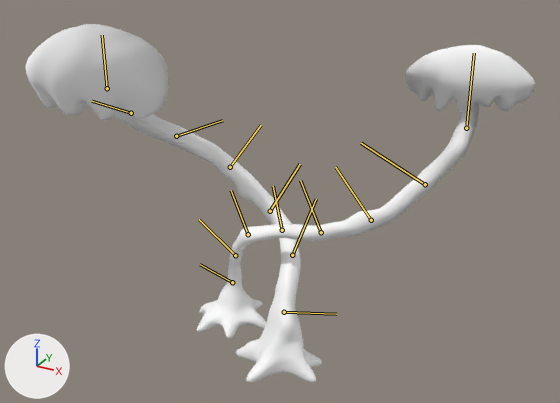
Renders of the FBX model Assets/_Own/Objects/Plants/Twisting Tree/Trees_Animated.fbx from each side of a commit.
Camera for both pictures: a 50 mm lens placed at (2.77, -4.57, 3.62), pointed at (0.06, 0.35, 1.16). Every picture has the same lights, and +X, +Y and +Z are marked at lower left. Both versions are drawn at frame 2 of the action 'Take 001'; the numbers are the values there. The bones that bend it are drawn over the model as lines.

In view in the first picture: 'Tree__01', 'Tree__02'.
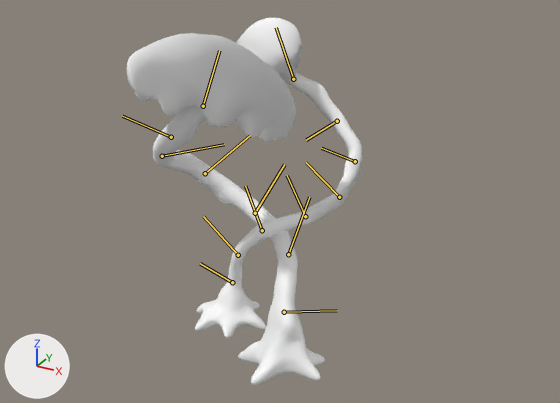
The change in detail:
Bone 'joint1' (bone_joint1) turns from (0, 0, 0) to (0, 3, -2) degrees about its own x, y and z.
Bone 'joint2' (bone_joint2) turns from (0, 0, 0) to (1, 10, -3) degrees about its own x, y and z.
Bone 'joint3' (bone_joint3) turns from (0, 0, 0) to (0, 17, 7) degrees about its own x, y and z.
Bone 'joint4' (bone_joint4) turns from (0, 0, 0) to (5, 39, 18) degrees about its own x, y and z.
Bone 'joint5' (bone_joint5) turns from (0, 0, 0) to (2, 9, 12) degrees about its own x, y and z.
Bone 'joint6' (bone_joint6) turns from (0, 0, 0) to (9, -9, 15) degrees about its own x, y and z.
Bone 'joint7' (bone_joint7) turns from (0, 0, 0) to (7, -13, 6) degrees about its own x, y and z.
Bone 'joint9' (bone_joint9) turns from (0, 0, 0) to (2, 2, -3) degrees about its own x, y and z.
Bone 'joint10' (bone_joint10) turns from (0, 0, 0) to (0, 8, 0) degrees about its own x, y and z.
Bone 'joint11' (bone_joint11) turns from (0, 0, 0) to (0, 4, 2) degrees about its own x, y and z.
Bone 'joint12' (bone_joint12) turns from (0, 0, 0) to (10, 20, 17) degrees about its own x, y and z.
Bone 'joint13' (bone_joint13) turns from (0, 0, 0) to (16, -10, 12) degrees about its own x, y and z.
Bone 'joint14' (bone_joint14) turns from (0, 0, 0) to (3, 16, -3) degrees about its own x, y and z.

Location of each change, (x1, y1, x2, y2) in pixels of the pictures (560 x 403 px):
'Tree__01', posed (33% narrower): before (25, 24, 322, 383); after (127, 33, 325, 385)
'Tree__02', posed (50% narrower, 9% taller): before (197, 45, 535, 339); after (195, 18, 363, 338)
bone 'joint1', root to tip: before (232, 282) to (200, 264); after (232, 282) to (200, 263)
bone 'joint2', root to tip: before (235, 255) to (199, 219); after (238, 255) to (203, 216)
bone 'joint3', root to tip: before (248, 234) to (231, 190); after (262, 230) to (245, 186)
bone 'joint4', root to tip: before (282, 230) to (273, 186); after (305, 216) to (287, 175)
bone 'joint5', root to tip: before (321, 232) to (300, 180); after (339, 197) to (306, 162)
bone 'joint6', root to tip: before (371, 220) to (335, 167); after (355, 161) to (321, 148)
bone 'joint7', root to tip: before (425, 184) to (361, 143); after (337, 121) to (306, 140)
bone 'joint9', root to tip: before (284, 312) to (336, 314); after (284, 312) to (337, 310)
bone 'joint10', root to tip: before (292, 255) to (316, 199); after (288, 254) to (309, 197)
bone 'joint11', root to tip: before (270, 211) to (300, 164); after (255, 213) to (284, 164)
bone 'joint12', root to tip: before (230, 167) to (261, 125); after (205, 173) to (250, 135)
bone 'joint13', root to tip: before (176, 136) to (222, 120); after (162, 156) to (224, 144)
bone 'joint14', root to tip: before (131, 113) to (92, 101); after (171, 137) to (122, 116)
